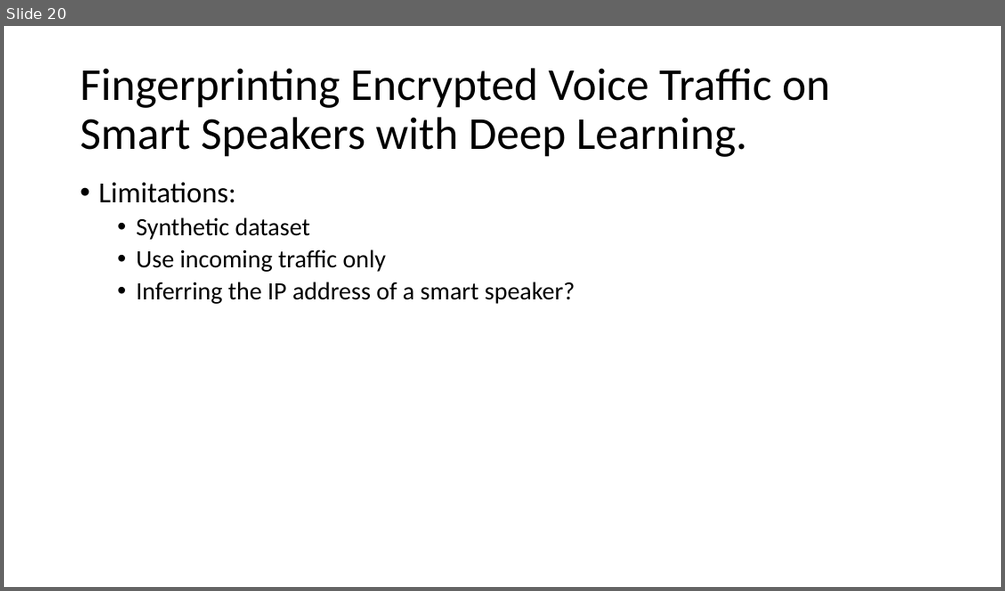
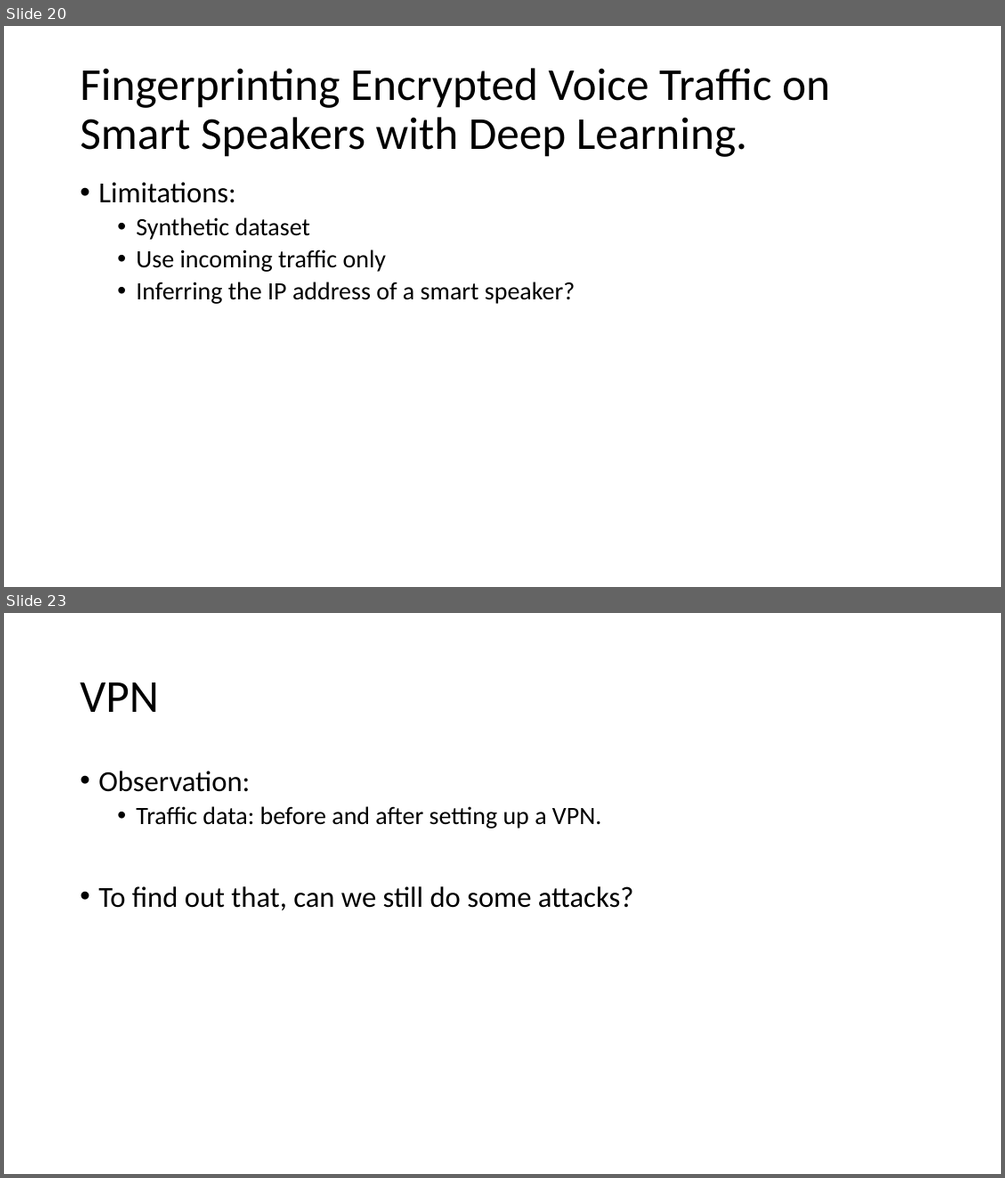
Before and after one commit to GXG-CS/Pi-Alexa, a slide deck: Presentation1.pptx. Shown one above the other, each under a label of ours: slide 20 before the commit, slides 20 and 23 after it; the slides between them are not shown. The pictures are 1005x591 and 1005x1178 pixels, drawn with LibreOffice and Linux fonts; fonts in the diff are those of the drawing. Boxes give left, top, right and bottom in pixels: in the first picture for what was removed or moved away, otherwise in the second. Text is boxed around its words. In the diff, an @@ line names an element or a change of style, - is before the commit and + after.

```diff
--- a/Presentation1.pptx
+++ b/Presentation1.pptx
@@ slide 23 added at (x1=4, y1=613, x2=1001, y2=1174), background #FFFFFF @@
@@ title added at (x1=80, y1=682, x2=159, y2=712), 44 pt, text #000000 @@
+VPN
@@ text added at (x1=98, y1=771, x2=633, y2=910), 28 pt, text #000000 @@
+• Observation:
+  • Traffic data: before and after setting up a VPN.
+• To find out that, can we still do some attacks?
```
Also in this commit, not shown: 2 other slides added.
